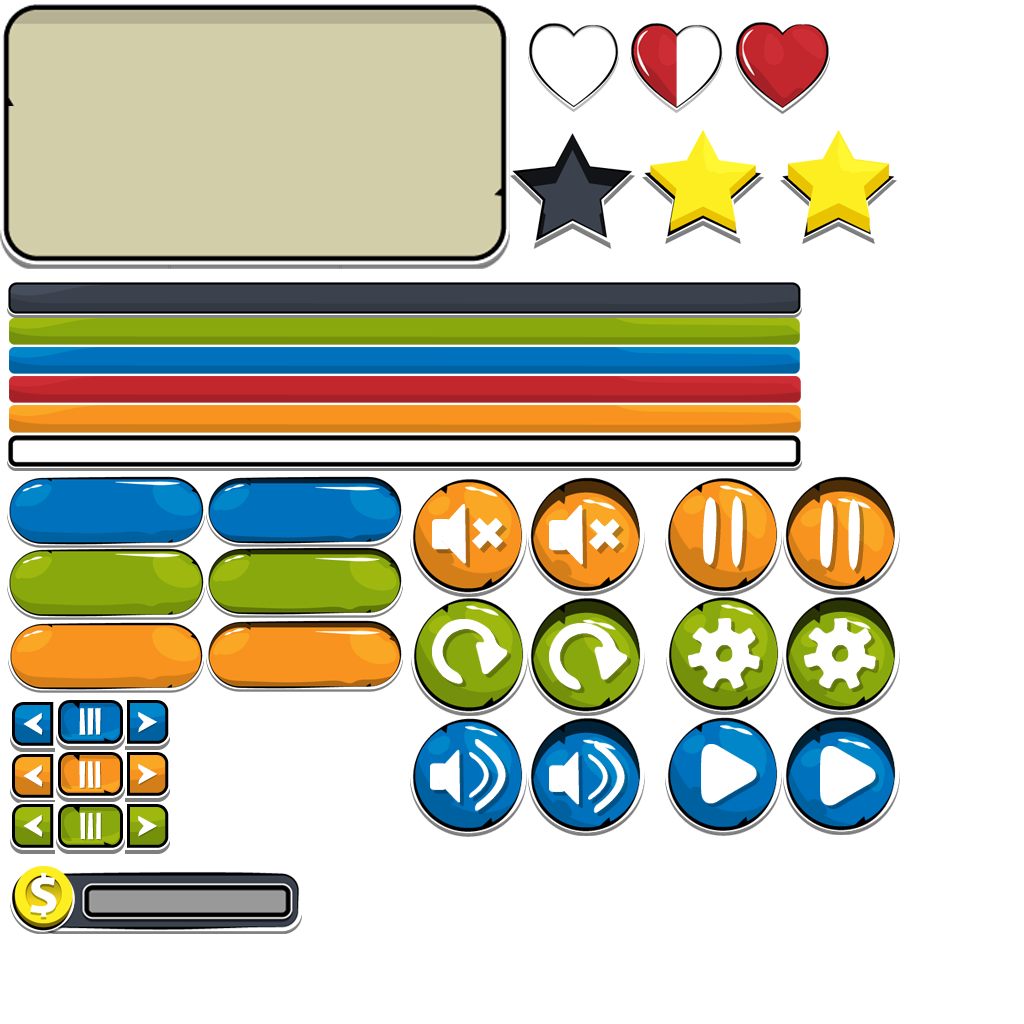
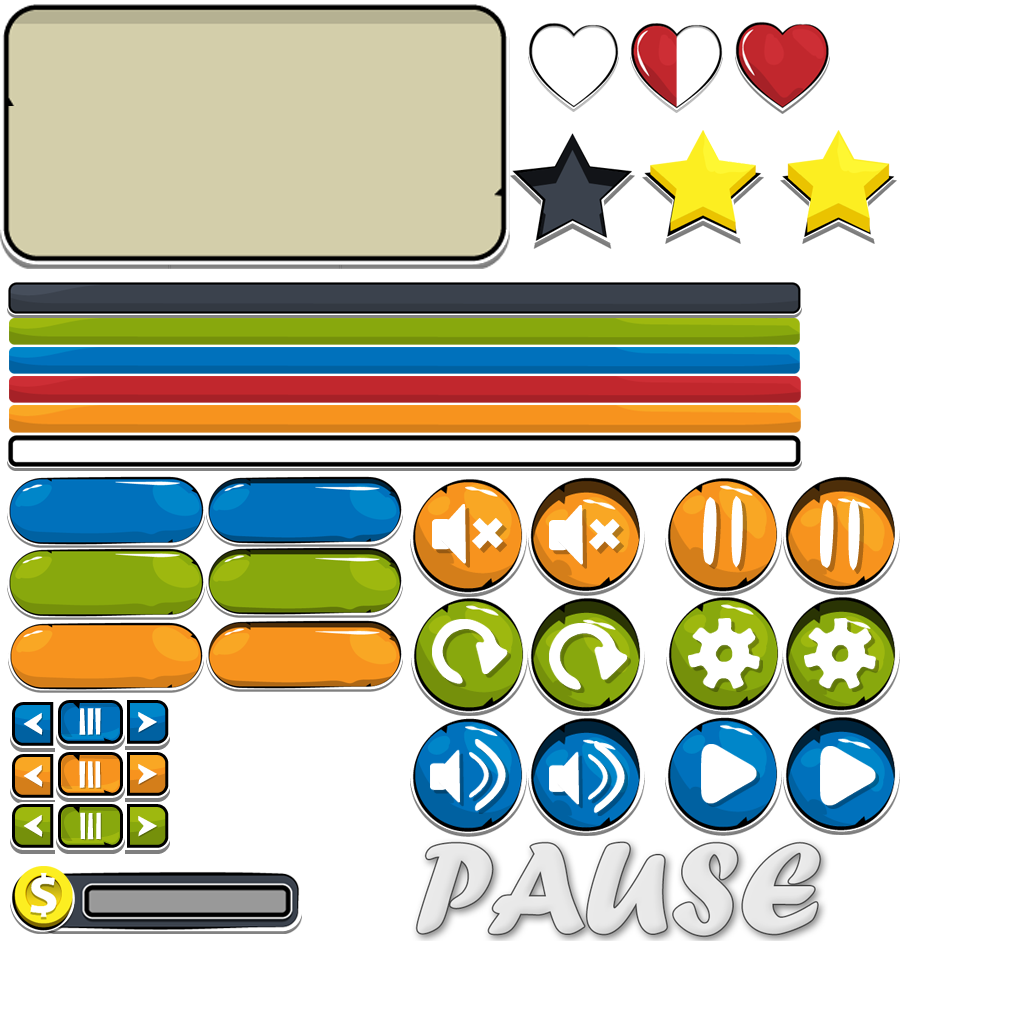
Layers edited between the first and the second 1024x1024 image:
added layer "Capa 74" above "Capa 56" over [412, 838, 830, 941]
